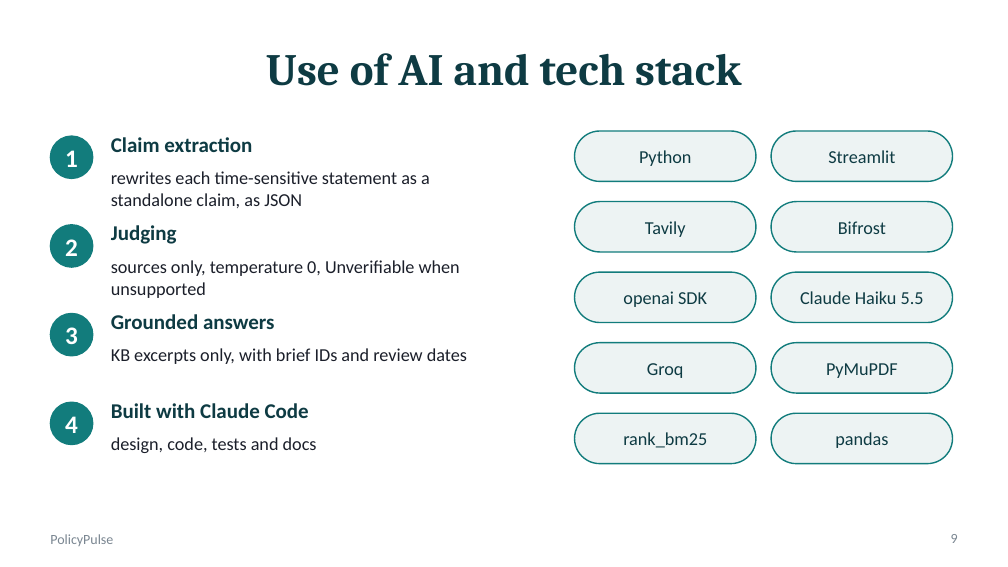
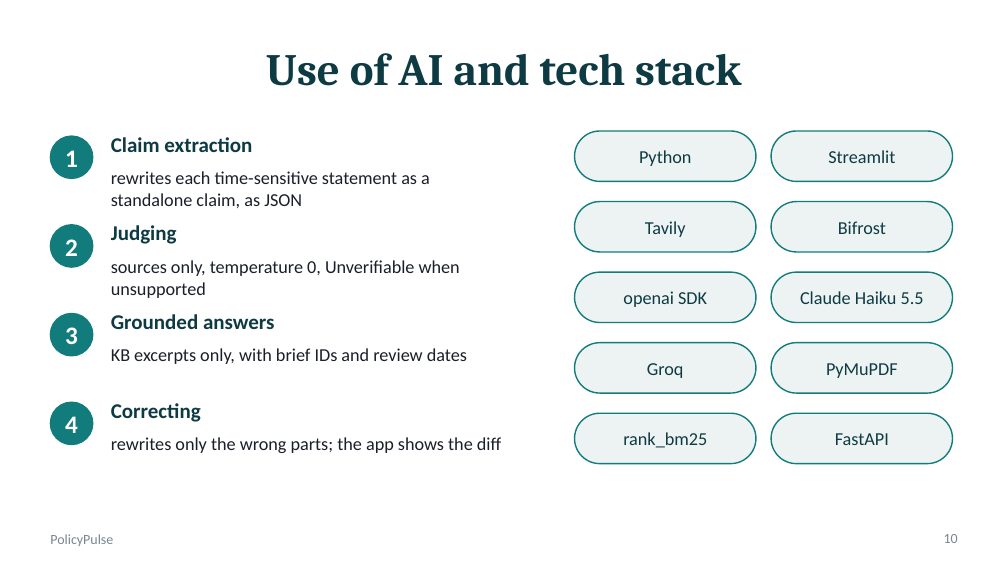
Before and after one commit to sxdkling-ops/policypulse, a slide deck: slide 10 of docs/PolicyPulse_Deck.pptx (slide 9 before the commit). Drawn at 1008x567 pixels with LibreOffice and Linux fonts; fonts in the diff are those of the drawing. Boxes give left, top, right and bottom in pixels: in the first picture for what was removed or moved away, otherwise in the second. Text is boxed around its words. In the diff, an @@ line names an element or a change of style, - is before the commit and + after.

```diff
--- a/docs/PolicyPulse_Deck.pptx
+++ b/docs/PolicyPulse_Deck.pptx
@@ text at (x1=111, y1=403, x2=201, y2=422): text changed @@
-Built with Claude Code
+Correcting
@@ text at (x1=111, y1=437, x2=501, y2=453): text changed @@
-design, code, tests and docs
+rewrites only the wrong parts; the app shows the diff
@@ text at (x1=835, y1=433, x2=889, y2=445): text changed @@
-pandas
+FastAPI
@@ page number at (x1=944, y1=534, x2=958, y2=543): text changed @@
-9
+10
```
Also in this commit, not shown: 5 other slides changed, 1 slide added, 14 other files.
